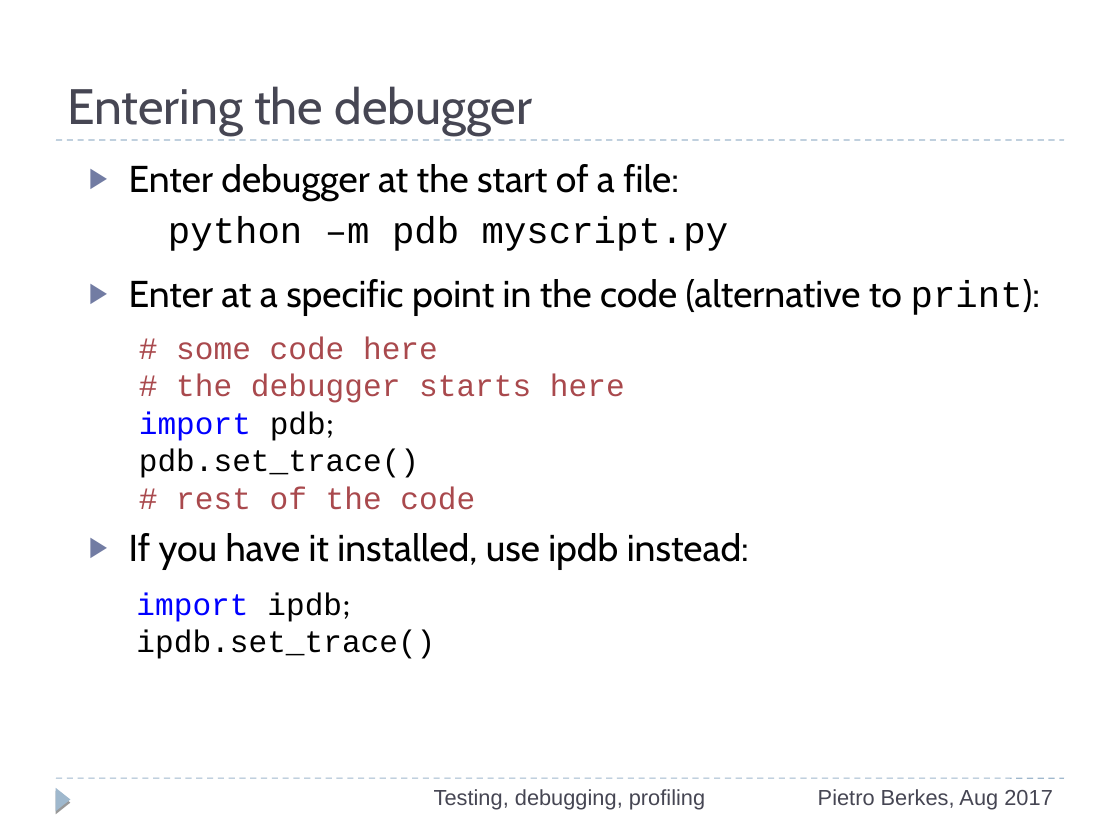
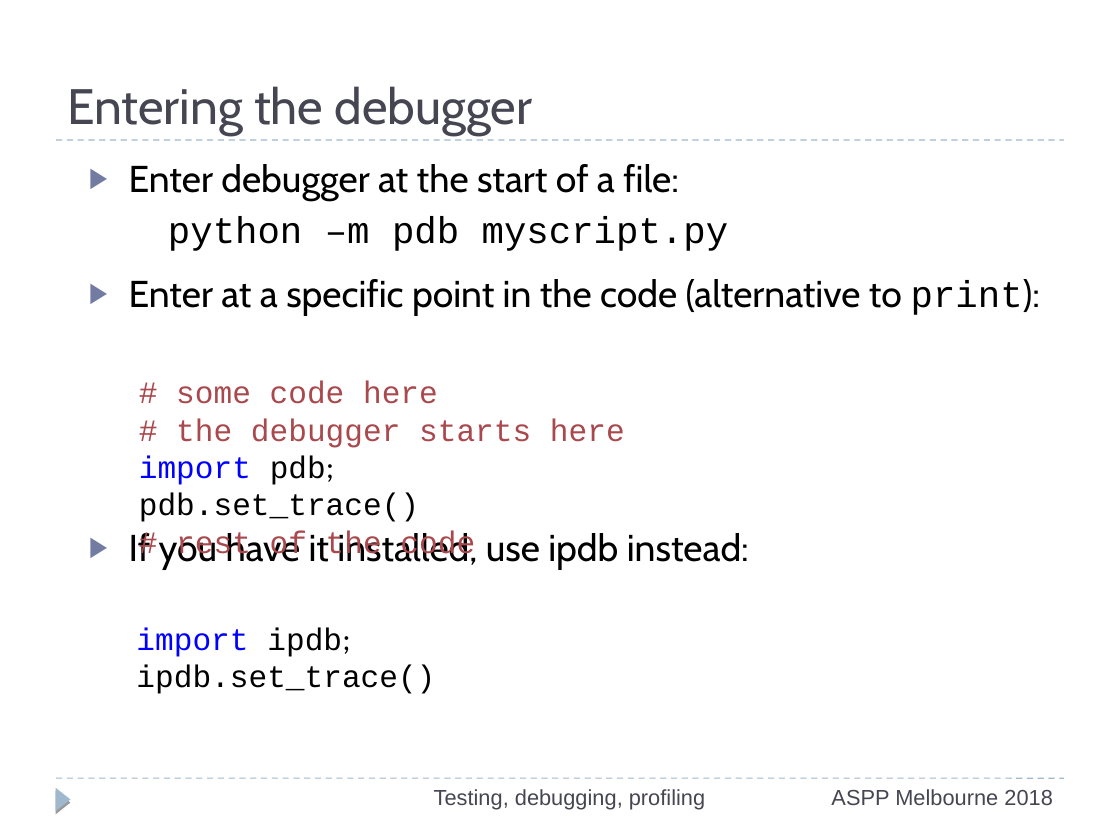
Before and after one commit to ASPP/testing_debugging_profiling, a slide deck: slide 74 of testing-debugging-profiling.odp. Drawn at 1120x840 pixels with LibreOffice and Linux fonts; fonts in the diff are those of the drawing. Boxes give left, top, right and bottom in pixels: in the first picture for what was removed or moved away, otherwise in the second. Text is boxed around its words. In the diff, an @@ line names an element or a change of style, - is before the commit and + after.

```diff
--- a/testing-debugging-profiling.odp
+++ b/testing-debugging-profiling.odp
@@ text "# some code here # ..." rewrapped from <box>139,337,625,510</box> to <box>139,381,625,561</box> @@
@@ text "import ipdb; ipdb.set_trace()": place and size @@
-text "import ipdb; ipdb.set_trace()" at <box>136,592,435,659</box>
+text "import ipdb; ipdb.set_trace()" at <box>136,628,435,694</box>
@@ text at <box>831,789,1052,805</box>: text changed @@
-Pietro Berkes, Aug 2017
+ASPP Melbourne 2018
```
Also in this commit, not shown: 48 other slides changed.
